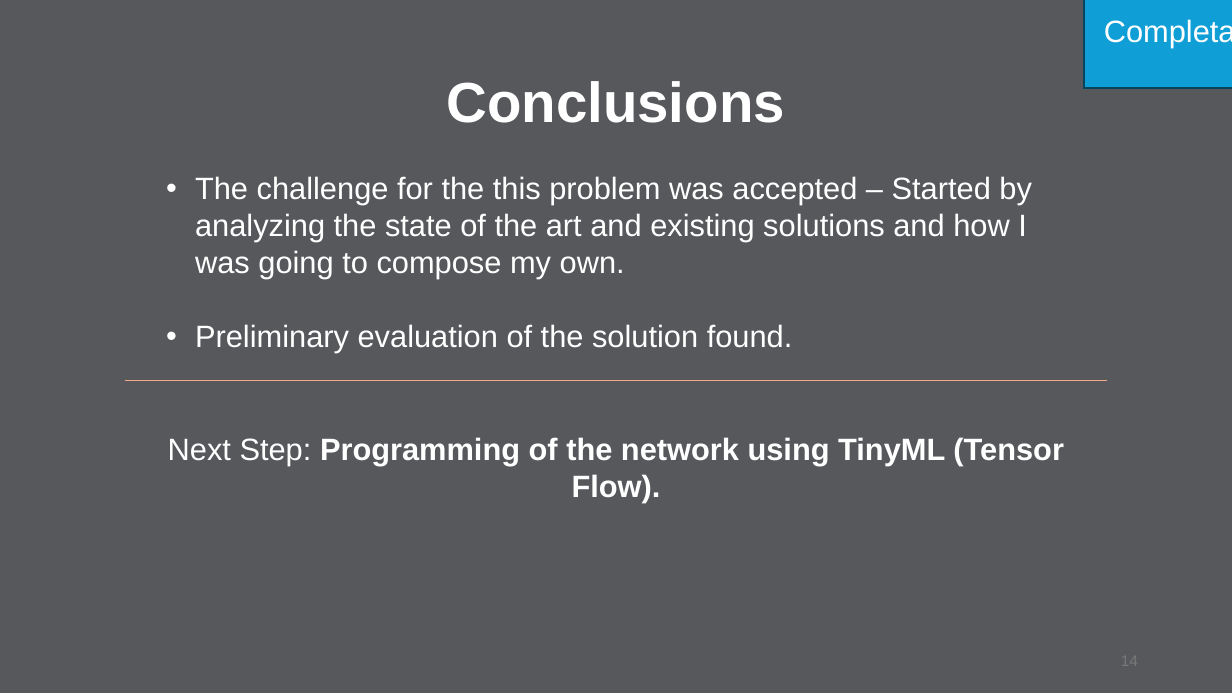
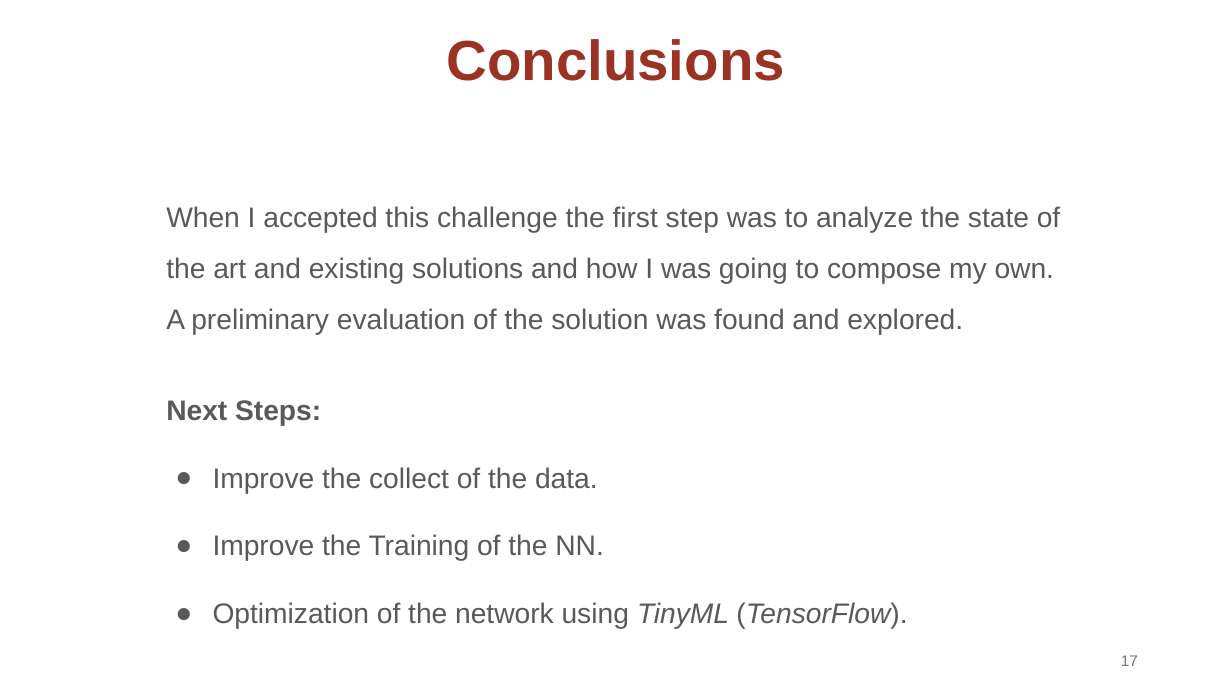
Before and after one commit to osduarte/TESE-MEIC-2324, a slide deck: slide 17 of Relatório intermédio/Apresentação intermédia da TESE_v3.pptx (slide 14 before the commit). Drawn at 1232x693 pixels with LibreOffice and Linux fonts; fonts in the diff are those of the drawing. Boxes give left, top, right and bottom in pixels: in the first picture for what was removed or moved away, otherwise in the second. Text is boxed around its words. In the diff, an @@ line names an element or a change of style, - is before the commit and + after.

```diff
--- a/Relatório intermédio/Apresentação intermédia da TESE_v3.pptx
+++ b/Relatório intermédio/Apresentação intermédia da TESE_v3.pptx
@@ background #56585C to #FFFFFF @@
@@ title "Conclusions": place and size @@
-title "Conclusions" at (446,81,784,123)
+title "Conclusions" at (446,39,784,81)
@@ title "Conclusions" at (446,39,784,81): text colour #FFFFFF to #9A3324; line spacing 0.9 to 1 @@
@@ rectangle removed at (1084,0,1232,88) @@
-Completar
@@ text at (166,206,1060,335): text changed; size 24 to 22 pt; text colour #FFFFFF to #595959 @@
-• The challenge for the this problem was accepted – Started by analyzing the state of the art and existing solutions and how I was going to compose my own.
-• Preliminary evaluation of the solution found.
+When I accepted this challenge the first step was to analyze the state of the art and existing solutions and how I was going to compose my own.
+A preliminary evaluation of the solution was found and explored.
@@ line removed from (125, 381) to (1107, 381) @@
@@ text at (166,400,907,629): text changed; size 24 to 22 pt; text colour #FFFFFF to #595959; bold off @@
-Next Step: Programming of the network using TinyML (Tensor Flow).
+Next Steps:
+● Improve the collect of the data.
+● Improve the Training of the NN.
+● Optimization of the network using TinyML (TensorFlow).
@@ page number added at (1121,655,1138,666), 12 pt, text #757575 @@
+17
```
Also in this commit, not shown: 14 other slides changed, 4 slides added, 1 slide removed, 3 other files.
